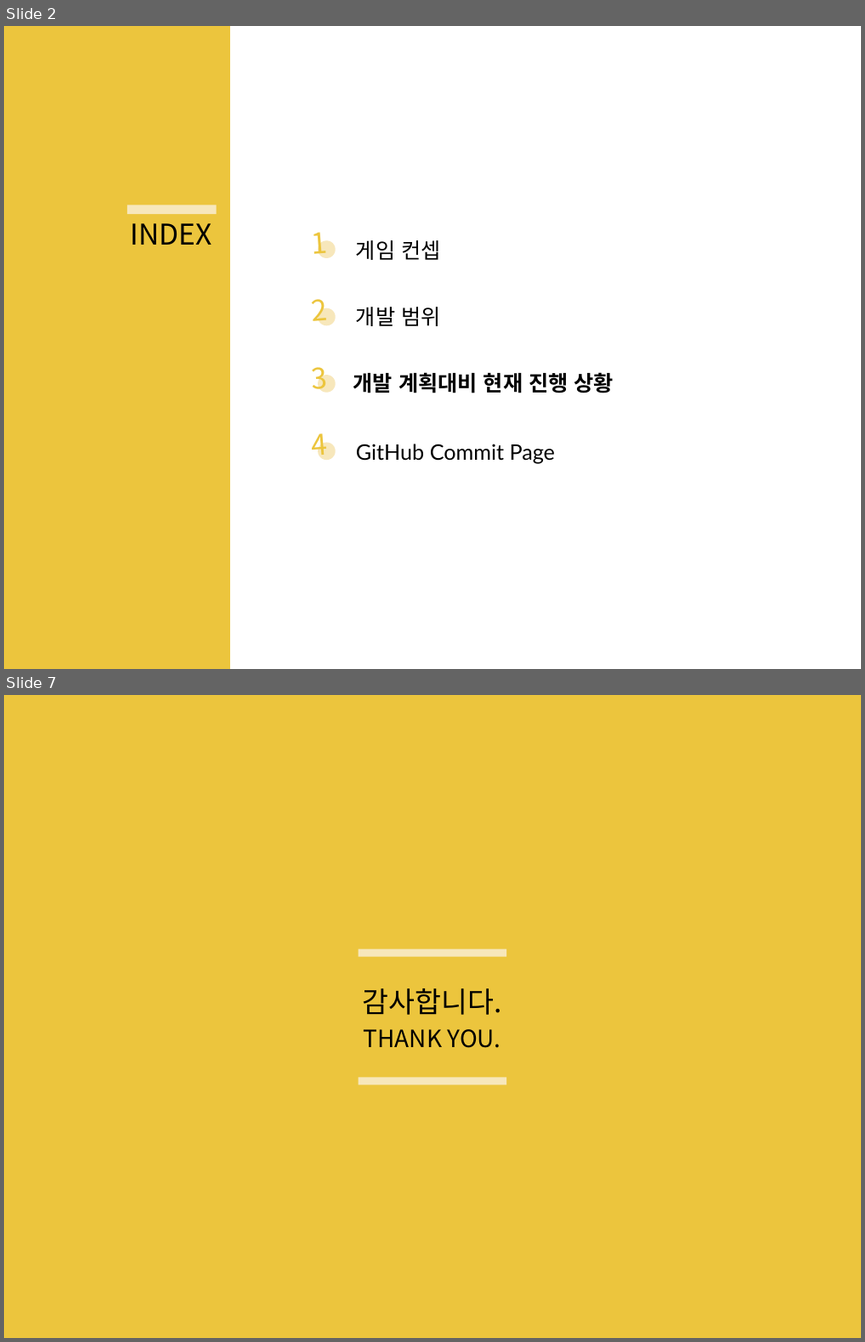
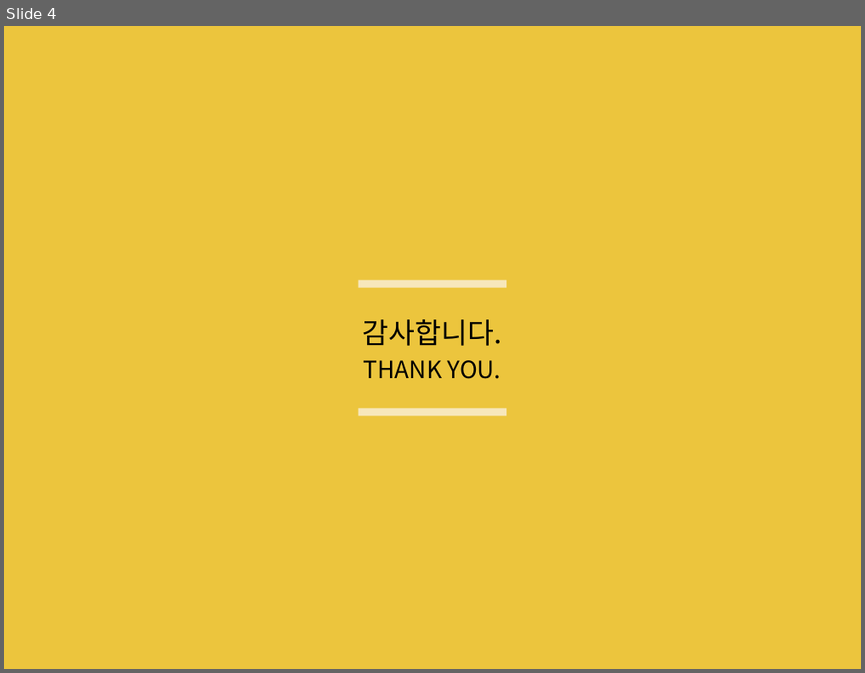
Before and after one commit to sinyoungheo/2014180044-2DGP-PROJECT, a slide deck: PPT/Project_03.pptx. Shown one above the other, each under a label of ours: slides 2 and 7 before the commit, slide 4 after it; the slides between them are not shown. The pictures are 865x1342 and 865x673 pixels, drawn with LibreOffice and Linux fonts; fonts in the diff are those of the drawing. Boxes give left, top, right and bottom in pixels: in the first picture for what was removed or moved away, otherwise in the second. Text is boxed around its words. In the diff, an @@ line names an element or a change of style, - is before the commit and + after.

```diff
--- a/PPT/Project_03.pptx
+++ b/PPT/Project_03.pptx
@@ slide 2 removed at <box>4,26,861,669</box>, background #FFFFFF @@
@@ rectangle removed at <box>4,26,230,669</box> @@
@@ rectangle removed at <box>127,205,216,215</box> @@
@@ text removed at <box>131,223,212,244</box> @@
-INDEX
@@ text removed at <box>312,232,328,258</box> @@
-1
@@ ellipse removed at <box>318,240,336,258</box> @@
@@ text removed at <box>356,240,440,260</box> @@
-게임 컨셉
@@ text removed at <box>312,299,328,325</box> @@
-2
@@ ellipse removed at <box>318,308,336,326</box> @@
@@ text removed at <box>356,306,440,326</box> @@
-개발 범위
@@ text removed at <box>312,367,328,392</box> @@
-3
@@ ellipse removed at <box>318,374,336,392</box> @@
@@ text removed at <box>353,372,613,393</box> @@
-개발 계획대비 현재 진행 상황
@@ text removed at <box>312,433,328,460</box> @@
-4
@@ ellipse removed at <box>318,442,336,460</box> @@
@@ text removed at <box>356,443,555,463</box> @@
-GitHub Commit Page
@@ what was slide 7 is now slide 4 @@
```
Also in this commit, not shown: 3 slides changed, 2 other slides removed.
